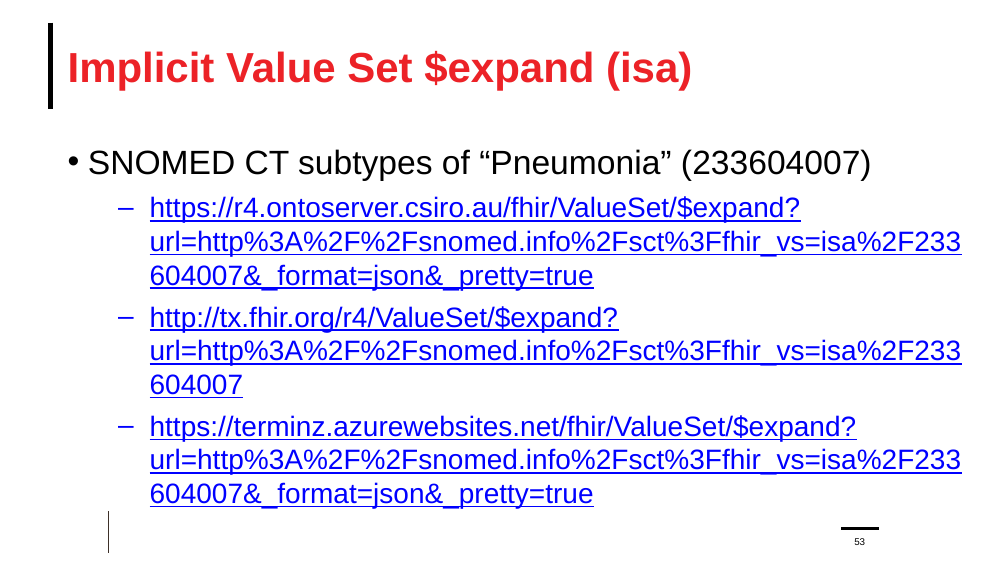
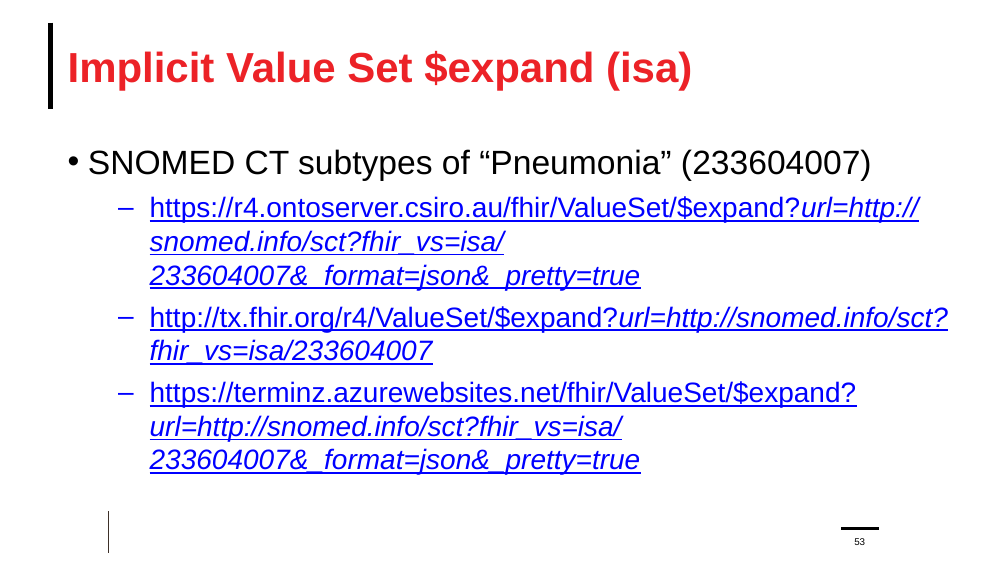
Before and after one commit to FHIR/documents, a slide deck: slide 53 of presentations/2024-04 Webinars/FHIR-Terminology-Part-2-2024-04-24.pptx. Drawn at 1008x567 pixels with LibreOffice and Linux fonts; fonts in the diff are those of the drawing; background and template pictures are left out. Boxes give left, top, right and bottom in pixels: in the first picture for what was removed or moved away, otherwise in the second. Text is boxed around its words. In the diff, an @@ line names an element or a change of style, - is before the commit and + after.

```diff
--- a/presentations/2024-04 Webinars/FHIR-Terminology-Part-2-2024-04-24.pptx
+++ b/presentations/2024-04 Webinars/FHIR-Terminology-Part-2-2024-04-24.pptx
@@ text at (150,196,948,475): text changed; italic on @@
-  – https://r4.ontoserver.csiro.au/fhir/ValueSet/$expand?url=http%3A%2F%2Fsnomed.info%2Fsct%3Ffhir_vs=isa%2F233604007&_format=json&_pretty=true
-  – http://tx.fhir.org/r4/ValueSet/$expand?url=http%3A%2F%2Fsnomed.info%2Fsct%3Ffhir_vs=isa%2F233604007
-  – https://terminz.azurewebsites.net/fhir/ValueSet/$expand?url=http%3A%2F%2Fsnomed.info%2Fsct%3Ffhir_vs=isa%2F233604007&_format=json&_pretty=true
+  – https://r4.ontoserver.csiro.au/fhir/ValueSet/$expand?url=http://snomed.info/sct?fhir_vs=isa/233604007&_format=json&_pretty=true
+  – http://tx.fhir.org/r4/ValueSet/$expand?url=http://snomed.info/sct?fhir_vs=isa/233604007
+  – https://terminz.azurewebsites.net/fhir/ValueSet/$expand?url=http://snomed.info/sct?fhir_vs=isa/233604007&_format=json&_pretty=true
```
Also in this commit, not shown: 19 other slides changed.
